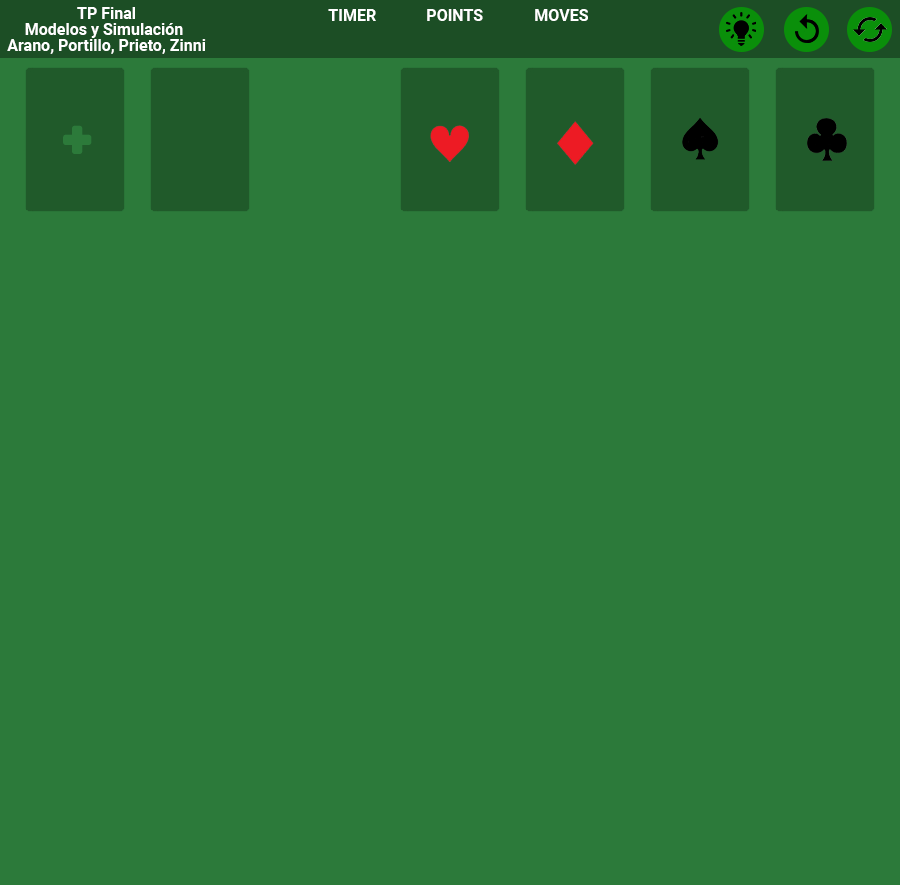
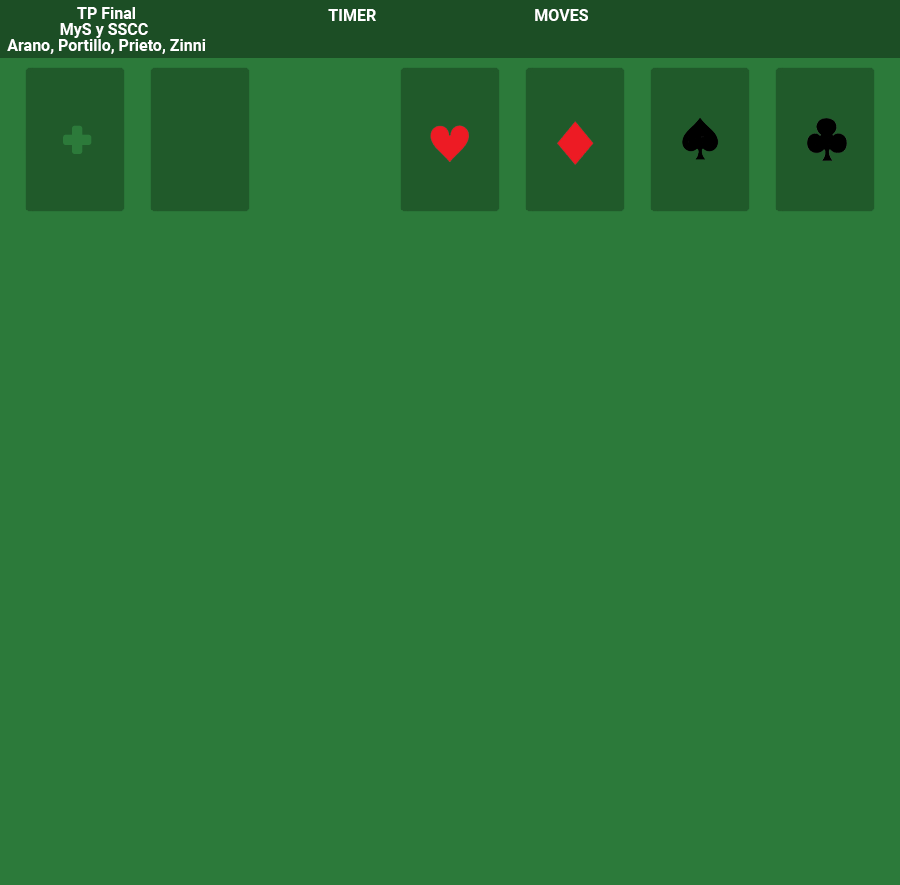
Before/after of a (900, 885) layered artwork. What changed in the layer stack:
removed group "Buttons" (6 layers) from group "Tablero" over [719, 7, 892, 52]
removed layer "Step Back" from group "Buttons" over [795, 14, 819, 43]
removed layer "Reset" from group "Buttons" over [853, 17, 887, 42]
removed layer "Hint" from group "Buttons" over [726, 12, 756, 46]
removed layer "Elipse 1" (1st of 3, in "Tablero" › "Buttons") from group "Buttons" over [719, 7, 764, 52]
removed layer "Elipse 1" (2nd of 3, in "Tablero" › "Buttons") from group "Buttons" over [784, 7, 829, 52]
removed layer "Elipse 1" (3rd of 3, in "Tablero" › "Buttons") from group "Buttons" over [847, 7, 892, 52]
renamed "TP Final Modelos y Simulación Arano, Portillo, Prieto, Zinni" to "TP Final MyS y SSCC Arano, Portillo, Prieto, Zinni", painted on it over [25, 23, 183, 38]
removed layer "POINTS" from group "Tablero" over [427, 9, 483, 21]
